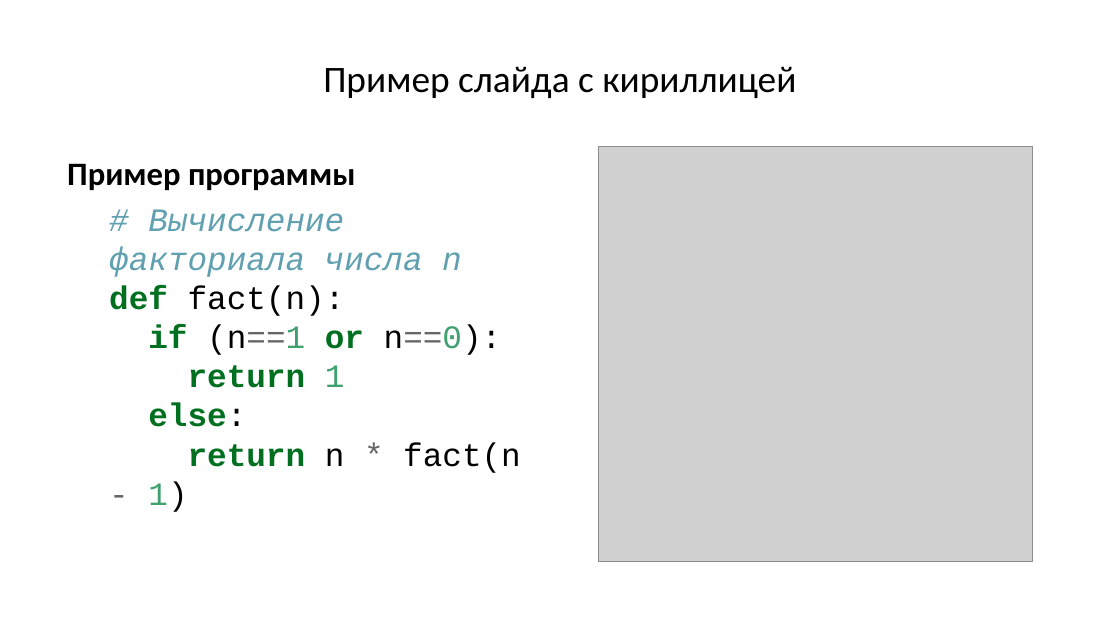
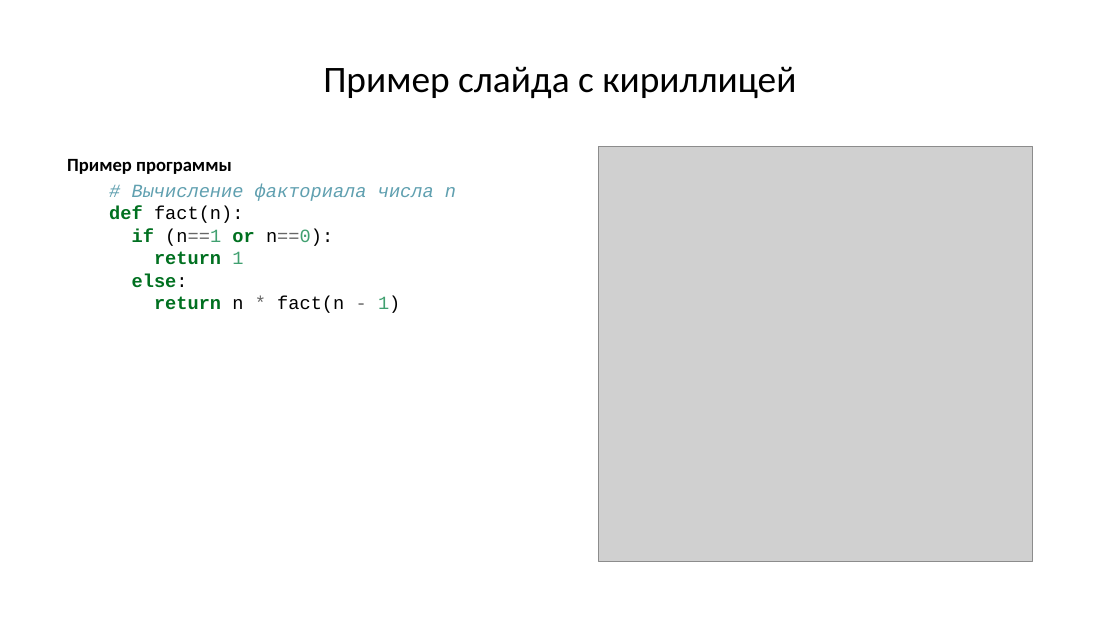
Before and after one commit to liontiger23/presentation-template, a slide deck: slide 2 of publish/sample.pptx. Drawn at 1120x630 pixels with LibreOffice and Linux fonts; fonts in the diff are those of the drawing; grey boxes stand for pictures. Boxes give left, top, right and bottom in pixels: in the first picture for what was removed or moved away, otherwise in the second. Text is boxed around its words. In the diff, an @@ line names an element or a change of style, - is before the commit and + after.

```diff
--- a/publish/sample.pptx
+++ b/publish/sample.pptx
@@ text "Пример программы" at box(67, 159, 456, 313): size 21 to 12 pt; less space between paragraphs @@
```
Also in this commit, not shown: 1 other slide changed, 4 slides added, 2 slides removed, 2 other files.
